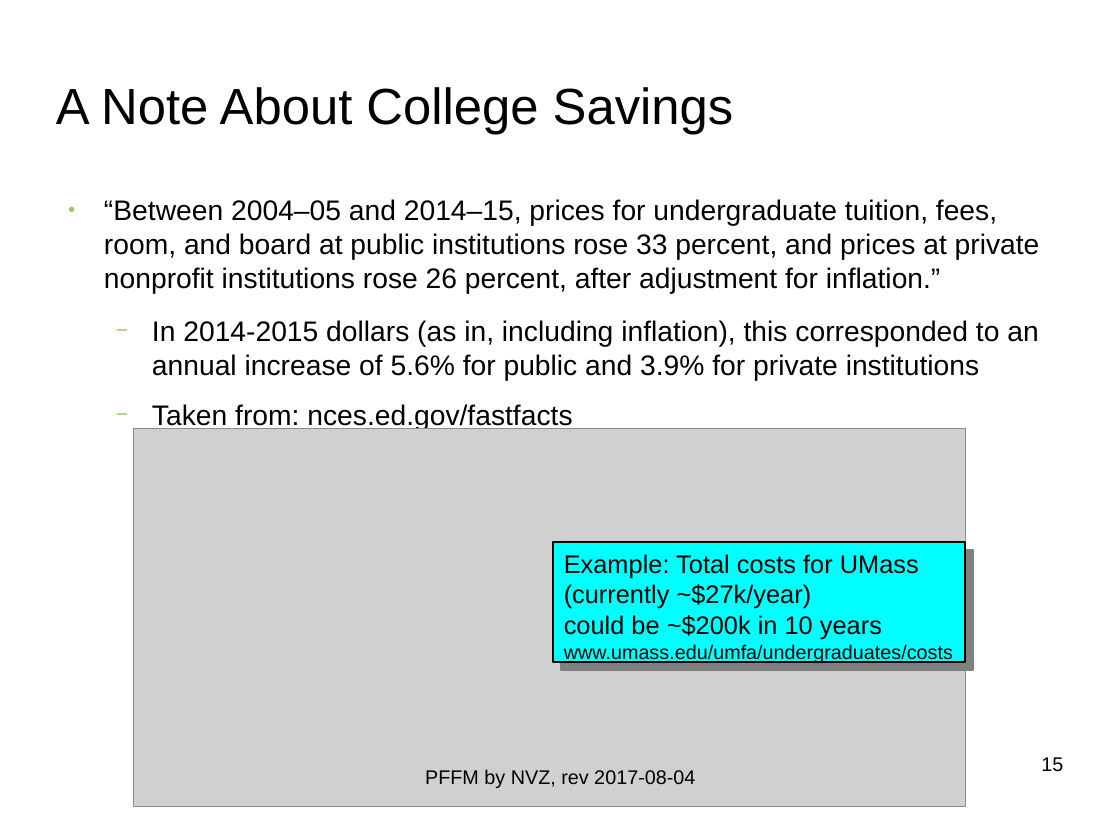
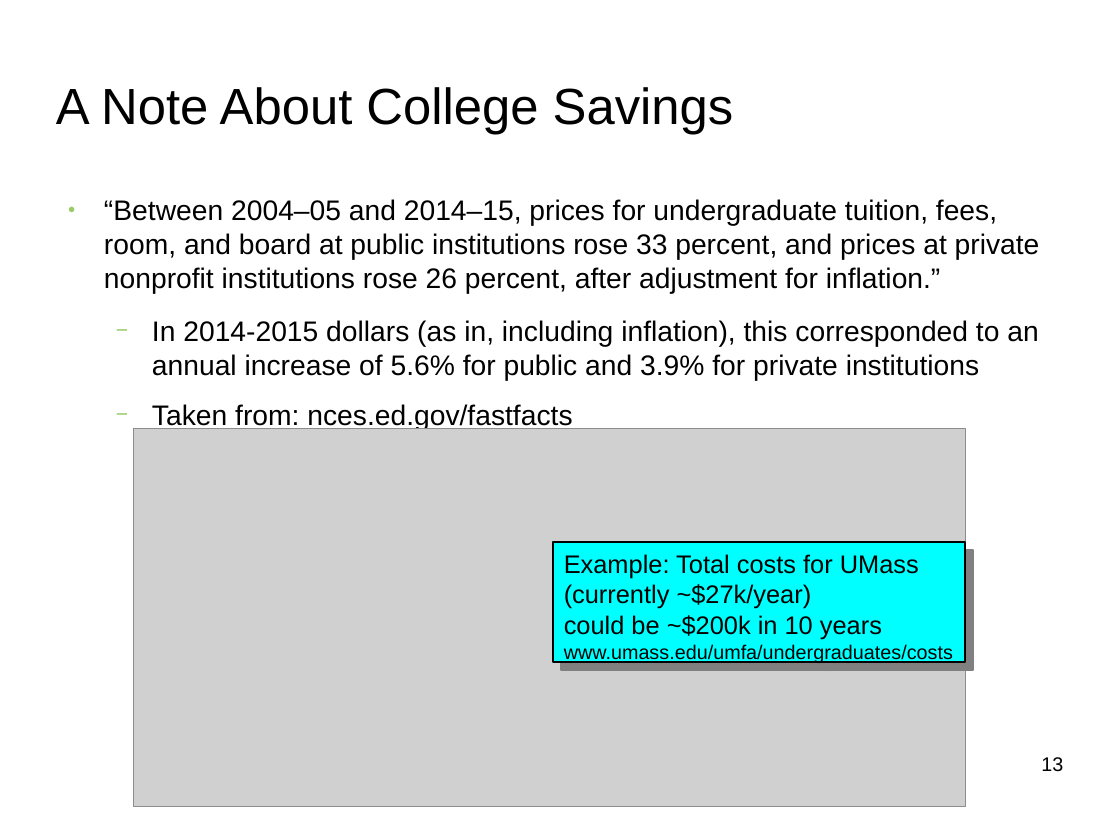
Before and after one commit to nickvzorn/financial-forecast, a slide deck: slide 13 of PFFM_Intro_and_HOWTO.odp (slide 15 before the commit). Drawn at 1120x840 pixels with LibreOffice and Linux fonts; fonts in the diff are those of the drawing; grey boxes stand for pictures; background and template pictures are left out. Boxes give left, top, right and bottom in pixels: in the first picture for what was removed or moved away, otherwise in the second. Text is boxed around its words. In the diff, an @@ line names an element or a change of style, - is before the commit and + after.

```diff
--- a/PFFM_Intro_and_HOWTO.odp
+++ b/PFFM_Intro_and_HOWTO.odp
@@ text removed at box(425, 769, 695, 788) @@
-PFFM by NVZ, rev 2017-08-04
@@ page number at box(1041, 757, 1063, 772): text changed @@
-15
+13
```
Also in this commit, not shown: 12 other slides changed, 5 slides added, 3 slides removed.
